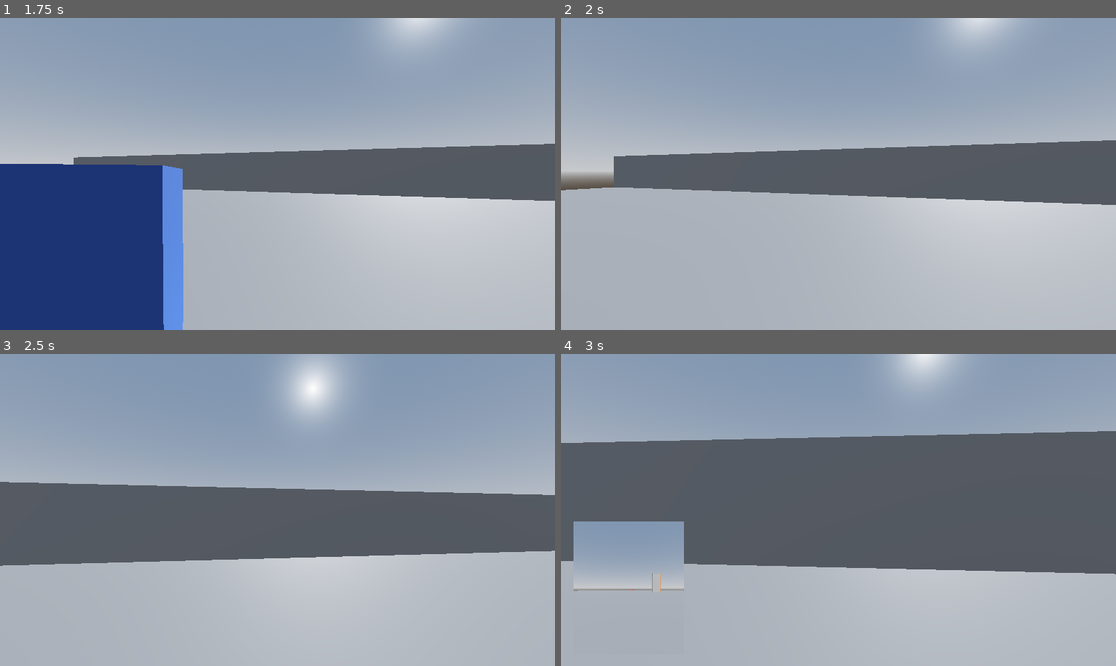
Above: before the commit, frames 1-4 (two rows, left to right).
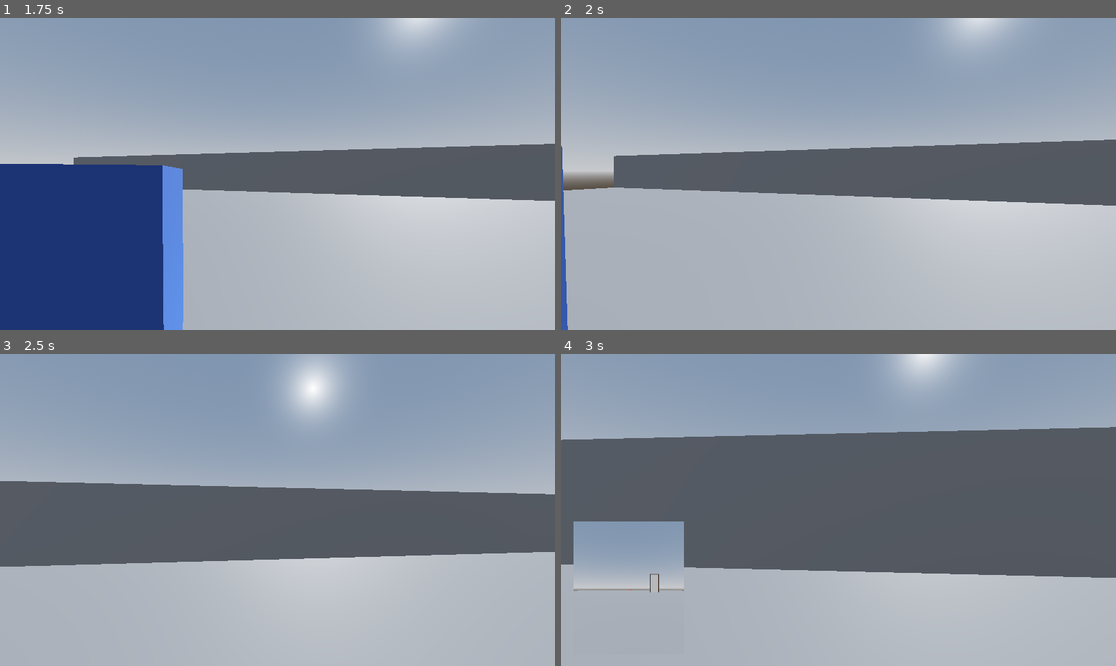
Above: after the commit, the same moments.

Repository: AntoninHUDRY/Q_panic
Game: Godot game, scene res://CameraTest.tscn
The game is run twice, just before and just after one commit, with the same random seed, the same clock (stepped at 60 frames per second) and the same inputs.
Inputs (mouse positions are in pixels of both pictures, inside the frame that each line leads up to):
- Up to frame 1 (1.75 s): move the mouse to (305, 174) at 0.52 s; hold W (up) from 0.53 s (still down); tap C (clear_minicam) at 0.6 s; click (305, 174) at 0.67 s; tap Space (jump) at 0.77, 1.52 s; move the mouse to (249, 174) at 1.27 s; tap Ctrl (crouch) at 1.35 s
- Up to frame 2 (2 s): keep holding W (up)
- Up to frame 3 (2.5 s): keep holding W (up); move the mouse to (288, 503) at 2.02 s; hold E (interact) from 2.03 s (still down)
- Up to frame 4 (3 s): keep holding W (up); move the mouse to (832, 516) at 2.77 s; release E (interact) at 2.78 s; right-click (832, 516) at 2.85 s; click (832, 516) at 2.92 s

Frame 1 is identical in both runs. In frame 2, 0.7% of the frame differs, in the area x 0-100%, y 38-100%; in frame 3, 0.7%; in frame 4, 2.2%, in the area x 0-100%, y 23-77%.

Commit message:
Fix make cubes pushable and fix fullscreen minicam position

Diff:
--- a/CameraTest.tscn
+++ b/CameraTest.tscn
@@ -100,7 +100,7 @@
 [node name="RigidBody3D_1" type="RigidBody3D" parent="EntangledGroup/Cube1"]
 transform = Transform3D(0.471545, 0.423554, -0.773464, -0.668235, 0.74395, 0, 0.575419, 0.516856, 0.63384, -0.307123, 2.16034, -5.78349)
 collision_layer = 12
-collision_mask = 7
+collision_mask = 3
 
 [node name="MeshInstance3D" type="MeshInstance3D" parent="EntangledGroup/Cube1/RigidBody3D_1"]
 mesh = SubResource("BoxMesh_kr0v7")
@@ -116,7 +116,7 @@
 [node name="RigidBody3D_2" type="RigidBody3D" parent="EntangledGroup/Cube2"]
 transform = Transform3D(0.471545, 0.423554, -0.773464, -0.668235, 0.74395, 0, 0.575419, 0.516856, 0.63384, -3.23704, 2.70669, -11.4586)
 collision_layer = 12
-collision_mask = 7
+collision_mask = 3
 
 [node name="MeshInstance3D" type="MeshInstance3D" parent="EntangledGroup/Cube2/RigidBody3D_2"]
 mesh = SubResource("BoxMesh_kr0v7")
@@ -128,7 +128,7 @@
 [node name="player" type="CharacterBody3D" parent="."]
 transform = Transform3D(1, 0, 0, 0, 1, 0, 0, 0, 1, 0, 1.3, 0)
 collision_layer = 2
-collision_mask = 11
+collision_mask = 3
 script = ExtResource("5_q6hax")
 
 [node name="MeshInstance3D" type="MeshInstance3D" parent="player"]
@@ -156,10 +156,14 @@
 shape = SubResource("BoxShape3D_rsnyv")
 
 [node name="SubViewportContainer" type="SubViewportContainer" parent="."]
+anchors_preset = 2
+anchor_top = 1.0
+anchor_bottom = 1.0
 offset_left = 26.0
-offset_top = 348.0
+offset_top = -300.0
 offset_right = 255.0
-offset_bottom = 624.0
+offset_bottom = -24.0
+grow_vertical = 0
 stretch = true
 
 [node name="SubViewport" type="SubViewport" parent="SubViewportContainer"]
Not shown: 1 places in CameraTest.tscn that only renumber resources
